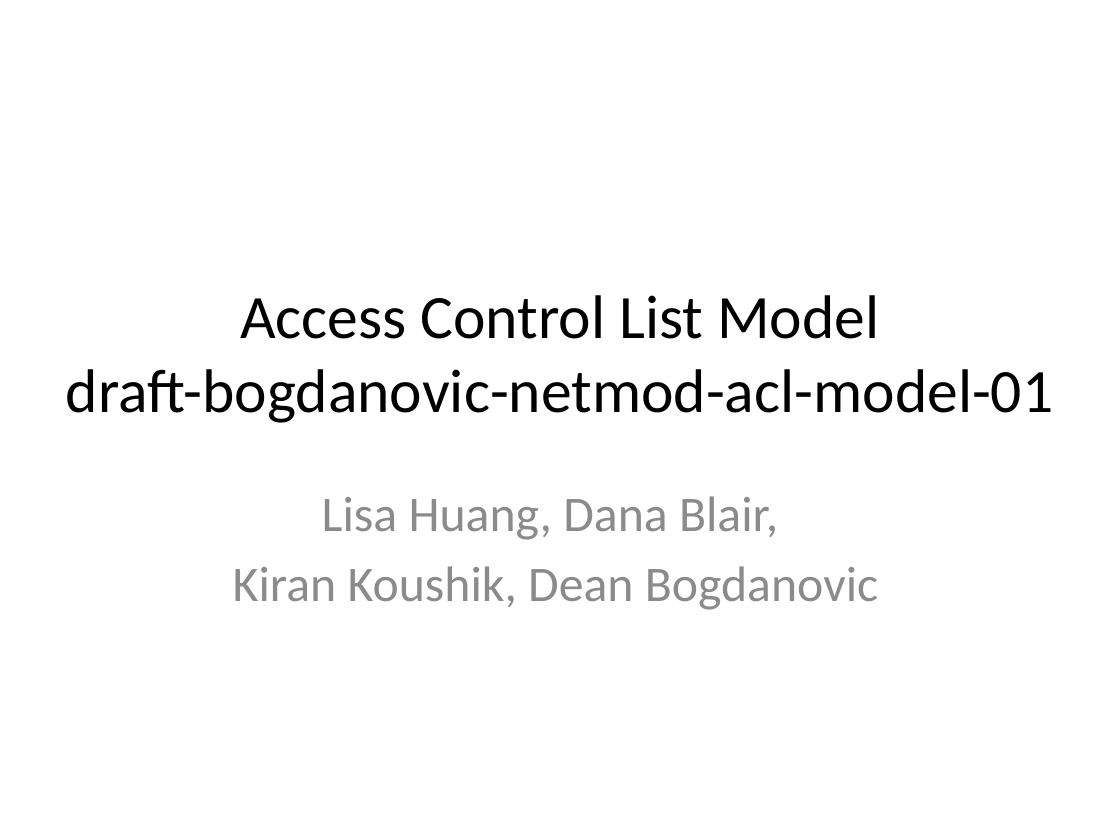
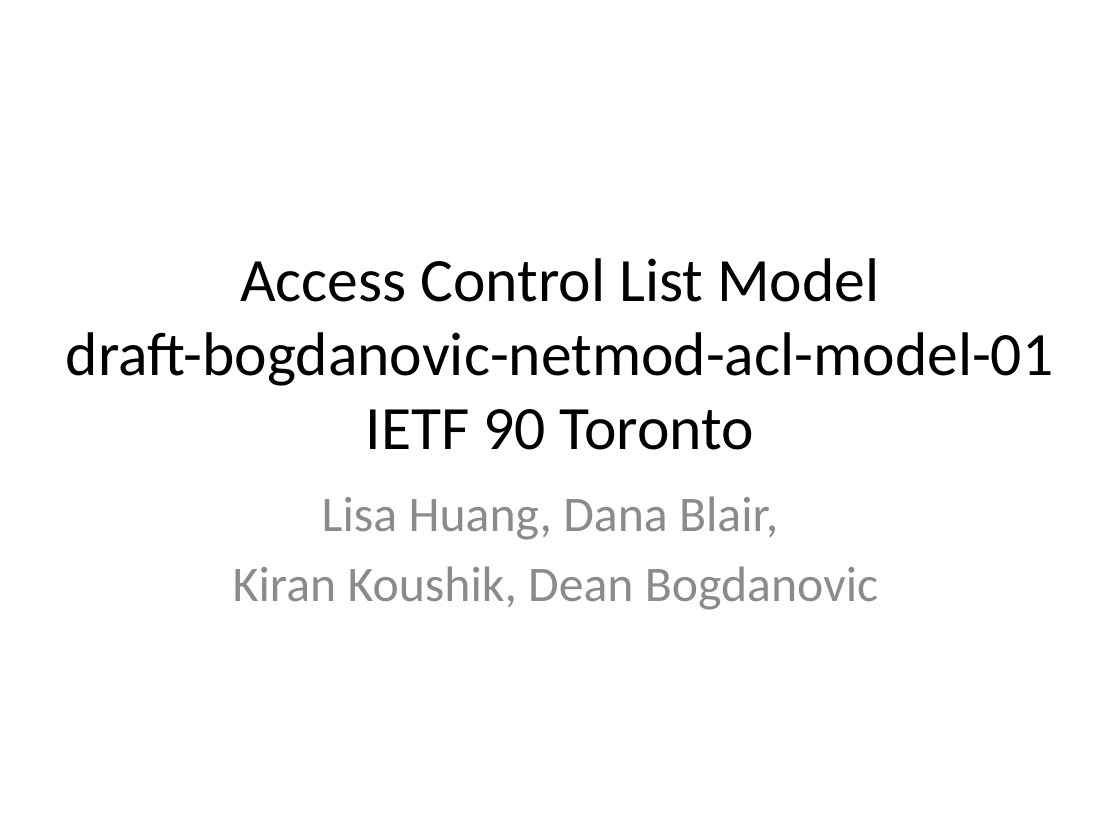
Before and after one commit to YangModels/yang, a slide deck: slide 1 of experimental/ietf/ietf90 acl draft.pptx. Drawn at 1120x840 pixels with LibreOffice and Linux fonts; fonts in the diff are those of the drawing. Boxes give left, top, right and bottom in pixels: in the first picture for what was removed or moved away, otherwise in the second. Text is boxed around its words. In the diff, an @@ line names an element or a change of style, - is before the commit and + after.

```diff
--- a/experimental/ietf/ietf90 acl draft.pptx
+++ b/experimental/ietf/ietf90 acl draft.pptx
@@ title at bbox=[66, 258, 1053, 450]: text changed @@
-Access Control List Model
-draft-bogdanovic-netmod-acl-model-01
+Access Control List Model
+draft-bogdanovic-netmod-acl-model-01
+IETF 90 Toronto
```
Also in this commit, not shown: 1 slide added.
